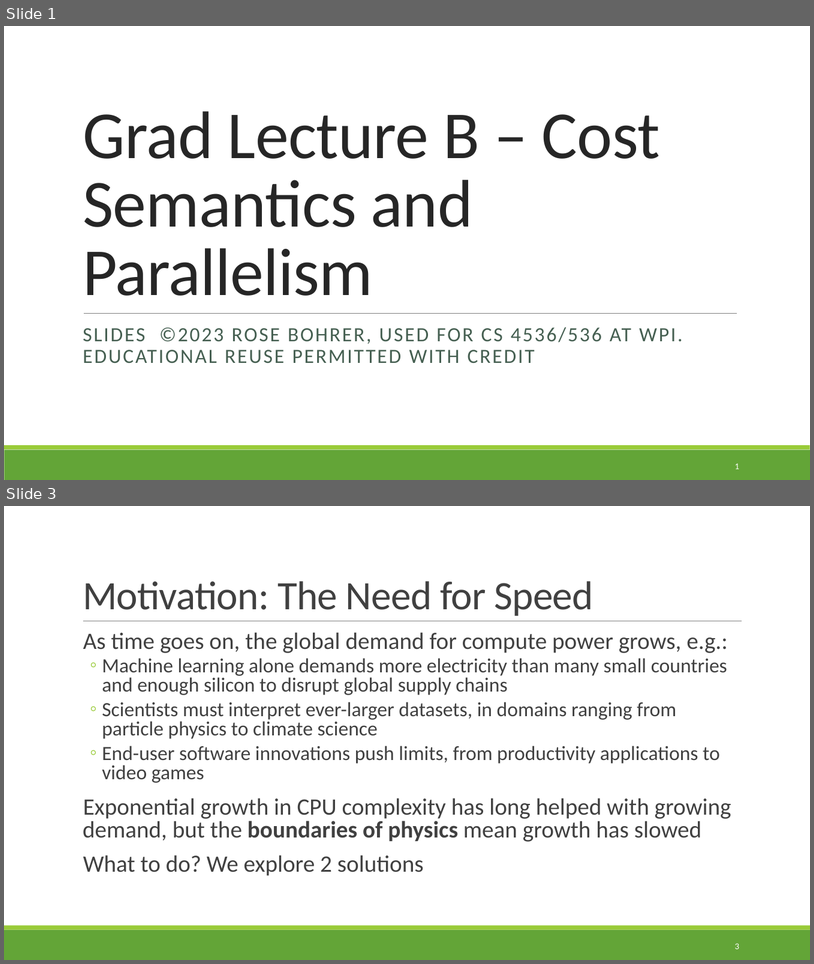
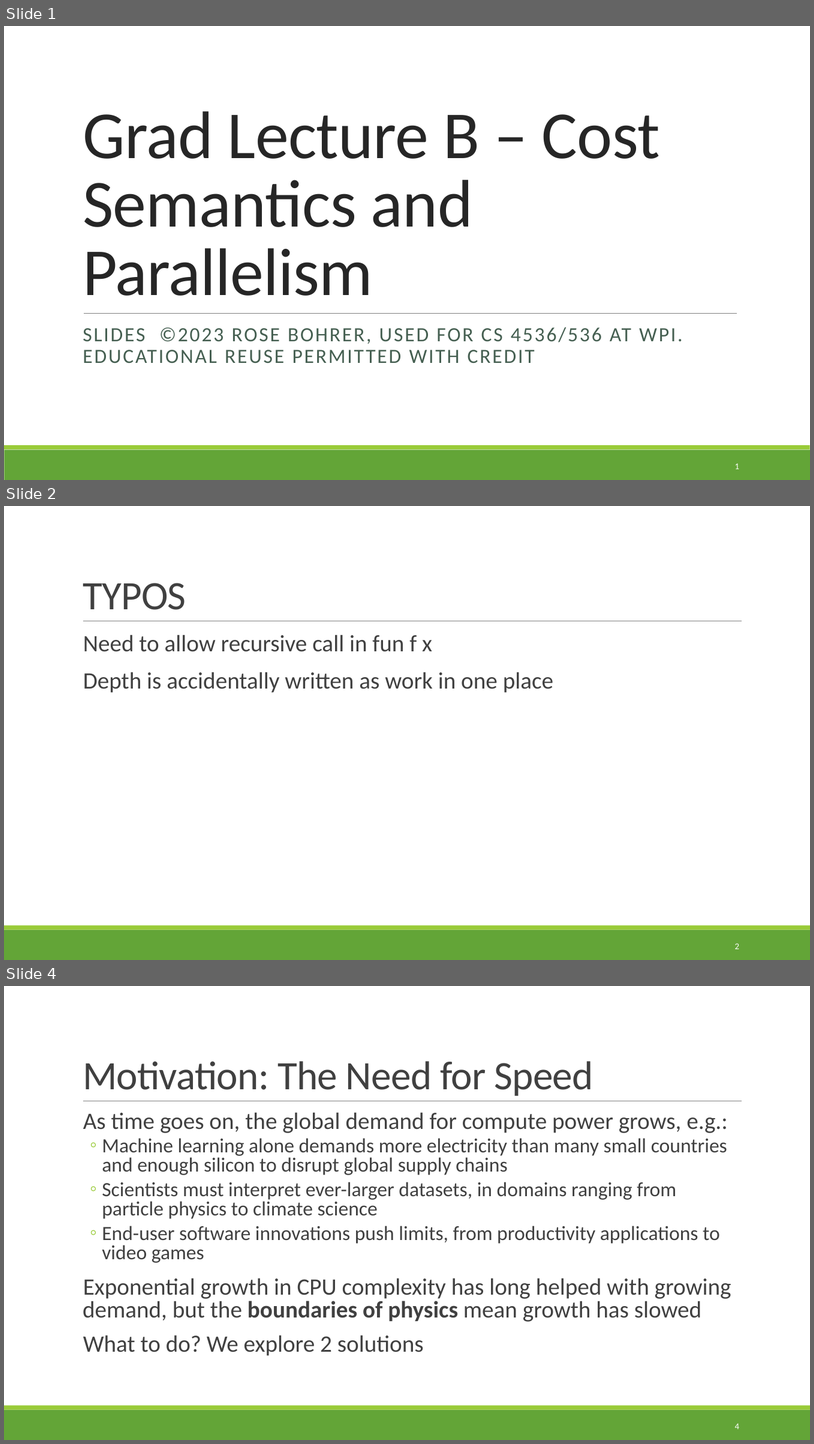
Before and after one commit to rbohrer/pl-course, a slide deck: LectureSlides/99ParallelFunctional.pptx. Shown one above the other, each under a label of ours: slides 1 and 3 before the commit, slides 1, 2 and 4 after it; the slides between them are not shown. The pictures are 814x964 and 814x1444 pixels, drawn with LibreOffice and Linux fonts; fonts in the diff are those of the drawing. Boxes give left, top, right and bottom in pixels: in the first picture for what was removed or moved away, otherwise in the second. Text is boxed around its words. In the diff, an @@ line names an element or a change of style, - is before the commit and + after.

```diff
--- a/LectureSlides/99ParallelFunctional.pptx
+++ b/LectureSlides/99ParallelFunctional.pptx
@@ slide 2 added at (4,506,810,960), background #FFFFFF; not listed: 3 template elements that a slide beside it also shows @@
@@ title added at (83,583,186,610), 48 pt, text #404040 @@
+TYPOS
@@ text added at (83,634,554,693), 28 pt, text #404040 @@
+  Need to allow recursive call in fun f x
+  Depth is accidentally written as work in one place
@@ page number added at (735,943,740,949), 10.5 pt, text #FFFFFF @@
+2
@@ what was slide 3 is now slide 4 @@
@@ page number at (735,1423,740,1429): text changed @@
-3
+4
```
Also in this commit, not shown: 4 slides changed.
